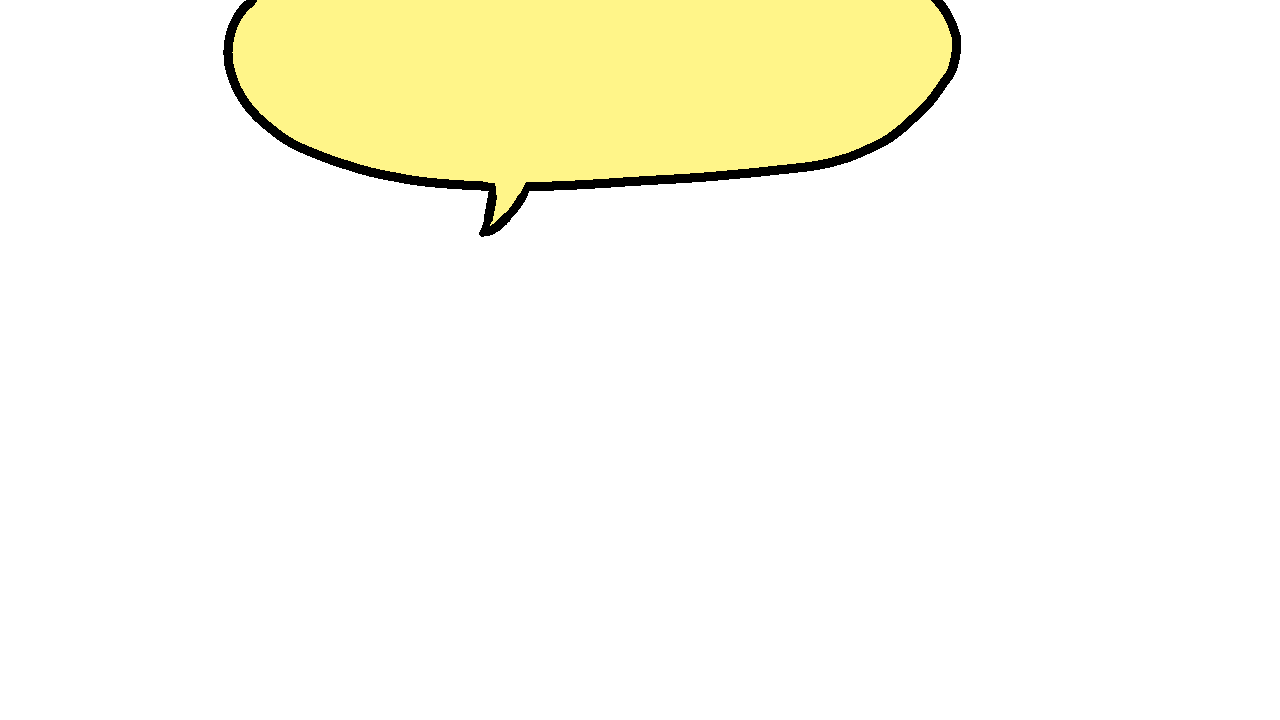
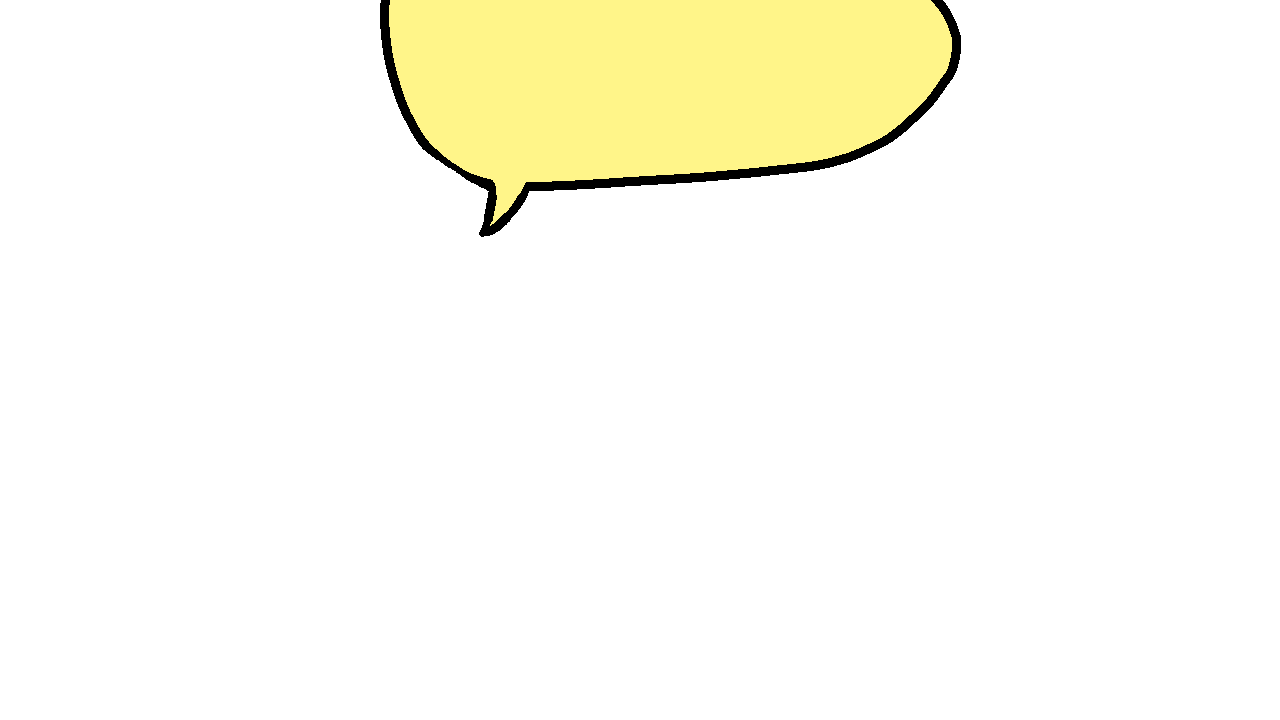
Layers edited between the first and the second 1280 x 720 image:
painted on "Layer" over [223, 0, 494, 191]
